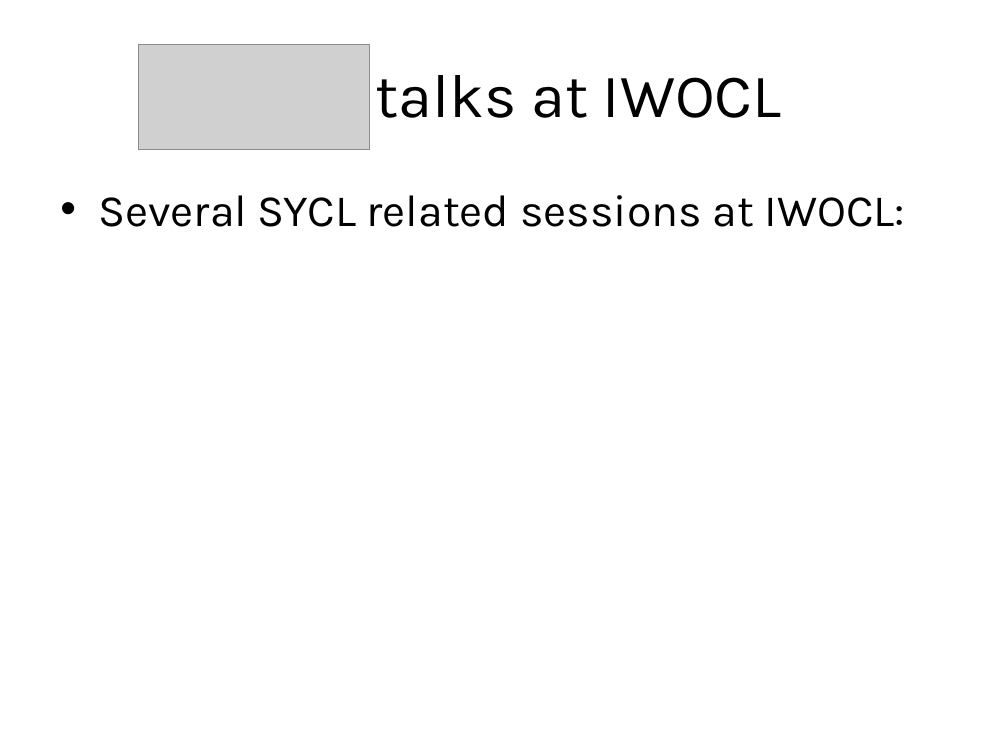
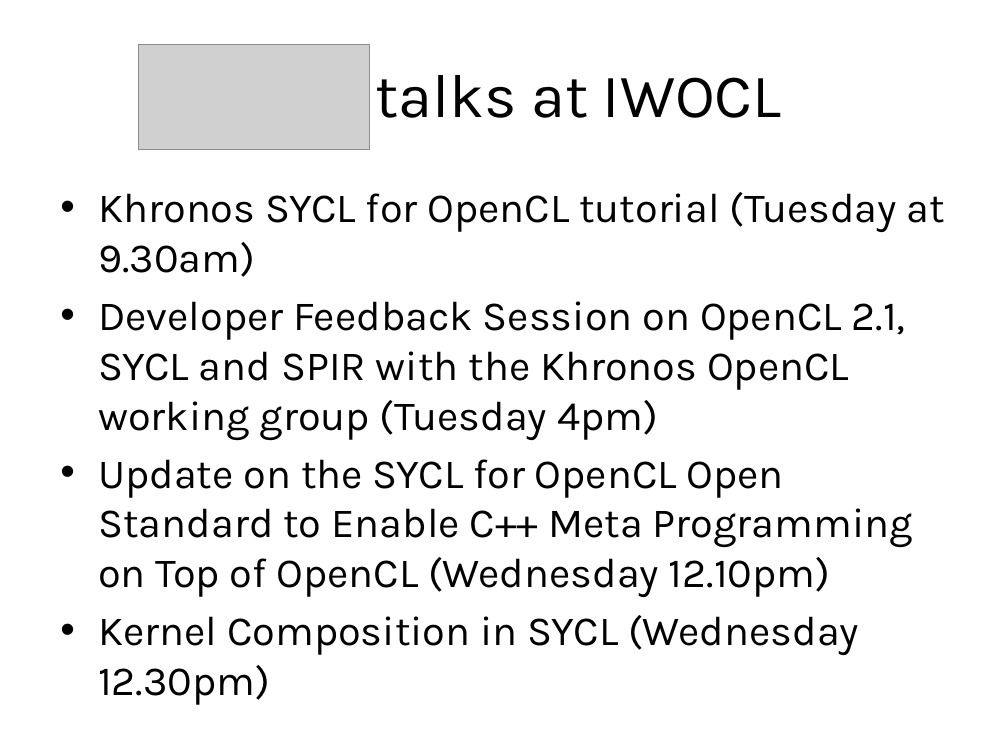
Before and after one commit to UoB-HPC/opencl-training-code, a slide deck: slide 8 of slides/advanced_outro.pptx. Drawn at 1008x756 pixels with LibreOffice and Linux fonts; fonts in the diff are those of the drawing; grey boxes stand for pictures. Boxes give left, top, right and bottom in pixels: in the first picture for what was removed or moved away, otherwise in the second. Text is boxed around its words. In the diff, an @@ line names an element or a change of style, - is before the commit and + after.

Commit message:
Added links to relevant IWOCL talks
Added links to the talks on OpenCL 2.x, SPIR and SYCL.

```diff
--- a/slides/advanced_outro.pptx
+++ b/slides/advanced_outro.pptx
@@ text at [98,192,945,656]: text changed; size 32 to 29.6 pt @@
-• Several SYCL related sessions at IWOCL:
+• Khronos SYCL for OpenCL tutorial (Tuesday at 9.30am)
+• Developer Feedback Session on OpenCL 2.1, SYCL and SPIR with the Khronos OpenCL working group (Tuesday 4pm)
+• Update on the SYCL for OpenCL Open Standard to Enable C++ Meta Programming on Top of OpenCL (Wednesday 12.10pm)
+• Kernel Composition in SYCL (Wednesday 12.30pm)
```
Also in this commit, not shown: 3 other slides changed.
